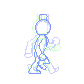
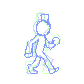
Comparing the layer stacks of the two 84x84 images. Changes:
added group "Folder 2" with 8 layers above "Animation folder" over (26, 21, 61, 74)
added layer "1" (1st of 2, in "Folder 2") in group "Folder 2" over (26, 21, 61, 74)
added layer "4a" in group "Animation folder" over (26, 13, 60, 74)
added layer "3a" in group "Animation folder" over (29, 13, 55, 74)
added layer "2a" in group "Animation folder" over (24, 12, 61, 74)
painted on "3" (2nd of 2, in "Animation folder") over (30, 21, 47, 74)
painted on "2" (2nd of 2, in "Animation folder") over (25, 45, 57, 74)
